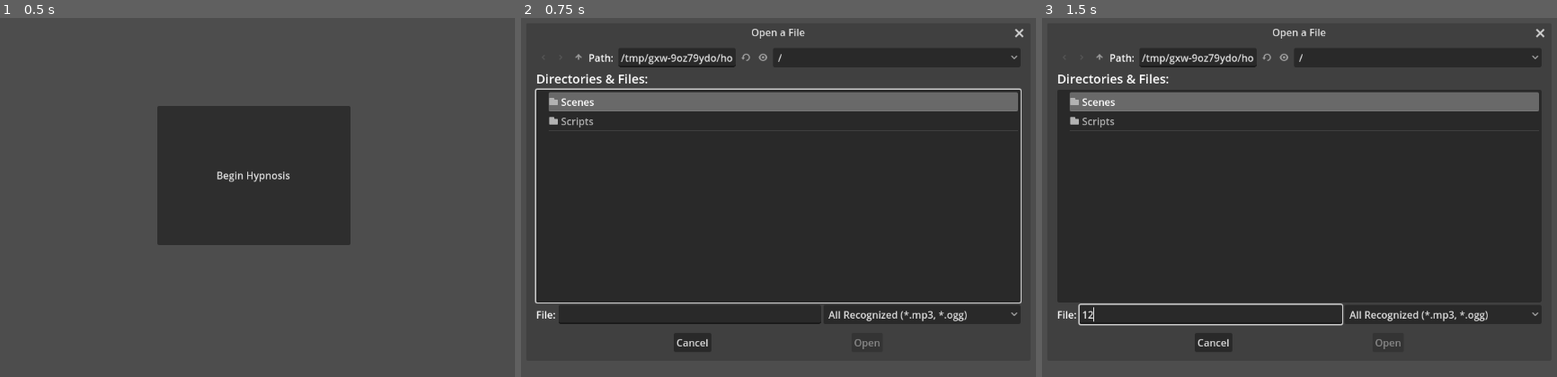
Above: before the commit, frames 1-3 (left to right).
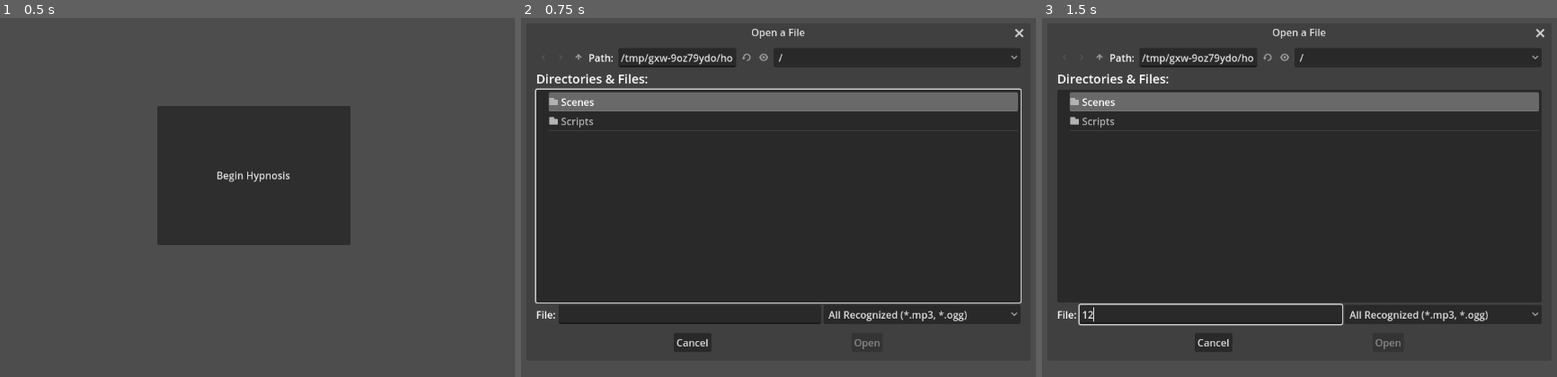
Above: after the commit, the same moments.

Repository: WinterWarp/KeyHypno
Game: Godot game, scene res://Scenes/FirstScene.tscn
Same seed, same stepped clock (60 frames per second), same inputs: the game is played once before the commit and once after it.
Inputs (mouse positions are in pixels of both pictures, inside the frame that each line leads up to):
- Up to frame 1 (0.5 s): no input
- Up to frame 2 (0.75 s): click "Begin Hypnosis" at 0.5 s
- Up to frame 3 (1.5 s): click (1211, 315) at 1.27 s; type "12" at 1.35 s

Frame 1 is identical in both runs. In frame 2, less than 0.1% of the frame differs, in the area x 42-51%, y 10-13%; in frame 3, less than 0.1%.

Commit message:
Adding support for MP3 loading

Diff:
--- a/Scripts/select_and_play_file.gd
+++ b/Scripts/select_and_play_file.gd
@@ -20,7 +20,10 @@
 		"ogg":
 			ASPlayer2D.stream = AudioStreamOggVorbis.load_from_file(path)
 		"mp3":
-			print("MP3 importing not implemented yet")
+			var file = FileAccess.open(path, FileAccess.READ)
+			var mp3 = AudioStreamMP3.new()
+			mp3.data = file.get_buffer(file.get_length())
+			ASPlayer2D.stream = mp3
 		_:
 			print("unexpected file type")
 	ASPlayer2D.play()
